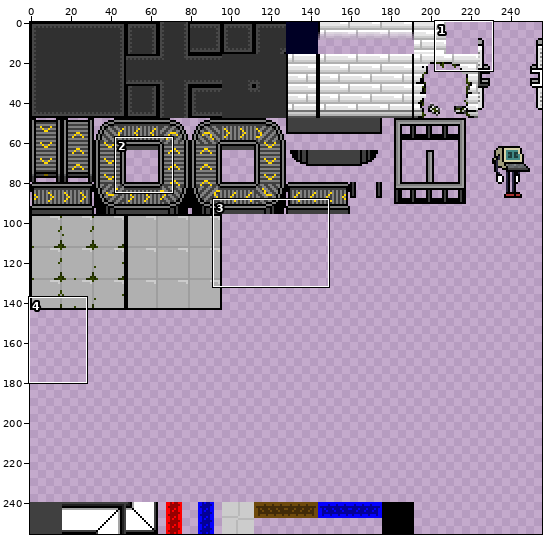
Sprite sheet: Assets/Maps/tileset.png. The picture above shows the old version from afar; the outline marks the close-up.
Close-up. The starting point:
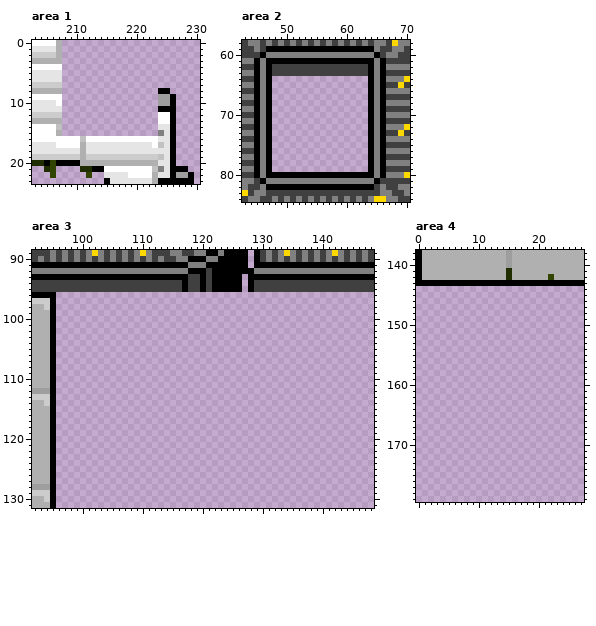
The file is 256x256 pixels. Pixels under 10% opacity are left out. Colours within 5 levels of each other are drawn and written as one. Shown: area 1: x 203..230, y 0..23; area 2: x 43..70, y 58..84; area 3: x 92..148, y 89..131; area 4: x 0..27, y 138..179.
After the commit:
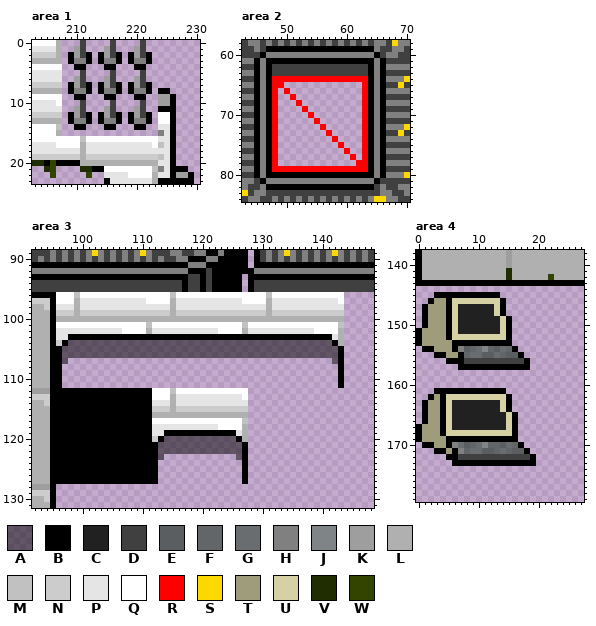
Palette (. is transparent): A #00000080  B #000000  C #212121  D #404040  E #5b5e60  F #626668  G #696d70  H #808080  J #7f8487  K #9e9e9e  L #b0b0b0  M #c1c1c1  N #cccccc  P #e5e5e5  Q #ffffff  R #ff0000  S #ffd800  T #9f9c7b  U #d5d1a5  V #202d00  W #314400
From old to new:
--- area 1
@@ x 207..224 @@
- 0 L.................
- 1 L.................
- 2 L.................
- 3 L.................
- 4 Q.................
- 5 P.................
- 6 P.................
- 7 N.................
- 8 L................B
- 9 Q................K
-10 Q................K
-11 P................B
-12 N................Q
-13 L................Q
-14 M................P
+ 0 L...D....D....D...
+ 1 L..KD...KD...KD...
+ 2 L.BKDB.BKDB.BKDB..
+ 3 L.BHHB.BHHB.BHHB..
+ 4 Q..BB...BB...BB...
+ 5 P...D....D....D...
+ 6 P..KD...KD...KD...
+ 7 N.BKDB.BKDB.BKDB..
+ 8 L.BHHB.BHHB.BHHB.B
+ 9 Q..BB...BB...BB..K
+10 Q...D....D....D..K
+11 P..KD...KD...KD..B
+12 N.BKDB.BKDB.BKDB.Q
+13 L.BHHB.BHHB.BHHB.Q
+14 M..BB...BB...BB..P
 15 L................H
--- area 2
@@ x 43..70 @@
 63 HHBHBDDDDDDDDDDDDDDDDBHBDDDD
-64 DDBHB................BHBHHHS
-65 HHBHB................BHBDDSD
-66 DDBHB................BHBHHHH
-67 HHBHB................BHBDDDD
-68 DDBHB................BHBHHHH
-69 HHBHB................BHBDDDD
-70 DDBHB................BHBHHHH
-71 HHBHB................BHBDDDD
-72 DDBHB................BHBHHHS
-73 HHBHB................BHBDDSD
-74 DDBHB................BHBHHHH
-75 HHBHB................BHBDDDD
-76 DDBHB................BHBHHHH
-77 HHBHB................BHBDDDD
-78 DDBHB................BHBHHHH
-79 HHBHB................BHBDDDD
+64 DDBHBRRRRRRRRRRRRRRRRBHBHHHS
+65 HHBHBRR.............RBHBDDSD
+66 DDBHBR.R............RBHBHHHH
+67 HHBHBR..R...........RBHBDDDD
+68 DDBHBR...R..........RBHBHHHH
+69 HHBHBR....R.........RBHBDDDD
+70 DDBHBR.....R........RBHBHHHH
+71 HHBHBR......R.......RBHBDDDD
+72 DDBHBR.......R......RBHBHHHS
+73 HHBHBR........R.....RBHBDDSD
+74 DDBHBR.........R....RBHBHHHH
+75 HHBHBR..........R...RBHBDDDD
+76 DDBHBR...........R..RBHBHHHH
+77 HHBHBR............R.RBHBDDDD
+78 DDBHBR.............RRBHBHHHH
+79 HHBHBRRRRRRRRRRRRRRRRBHBDDDD
 80 DDBHBBBBBBBBBBBBBBBBBBHBHHHS
--- area 3
@@ x 92..148 @@
  95 DDDDDDDDDDDDDDDDDDDDDDDDDBDDBDBBBBB.BDDDDDDDDDDDDDDDDDDDD
- 96 BBBB.....................................................
- 97 NNNB.....................................................
- 98 LLNB.....................................................
- 99 LLLB.....................................................
-100 LLLB.....................................................
-101 LLLB.....................................................
-102 LLLB.....................................................
-103 LLLB.....................................................
-104 LLLB.....................................................
-105 LLLB.....................................................
-106 LLLB.....................................................
-107 LLLB.....................................................
-108 LLLB.....................................................
-109 LLLB.....................................................
-110 LLLB.....................................................
-111 LLLB.....................................................
-112 KKKB.....................................................
-113 NNNB.....................................................
-114 LLNB.....................................................
-115 LLLB.....................................................
-116 LLLB.....................................................
-117 LLLB.....................................................
-118 LLLB.....................................................
-119 LLLB.....................................................
-120 LLLB.....................................................
-121 LLLB.....................................................
-122 LLLB.....................................................
-123 LLLB.....................................................
-124 LLLB.....................................................
-125 LLLB.....................................................
-126 LLLB.....................................................
-127 LLLB.....................................................
+ 96 BBBBQQQMQQQQQQQQQQQQQQQMQQQQQQQQQQQQQQQMQQQQQQQQQQQQ.....
+ 97 NNNBQQQLPPPPPPPPPPPQQQQLPPPPPPPPPPPQQQQLPPPPPPPPPPPQ.....
+ 98 LLNBPPPLPPPPPPPPPPPPPPPLPPPPPPPPPPPPPPPLPPPPPPPPPPPP.....
+ 99 LLLBNNNLNNNNNNNNNNNNNNNLNNNNNNNNNNNNNNNLNNNNNNNNNNNN.....
+100 LLLBLLLLLLLLLLLLLLLLLLLLLLLLLLLLLLLLLLLLLLLLLLLLLLLL.....
+101 LLLBQQQQQQQQQQQQQQQMQQQQQQQQQQQQQQQMQQQQQQQQQQQQQQQM.....
+102 LLLBPPPPPPPPPPPQQQQLPPPPPPPPPPPQQQQLPPPPPPPPPPPQQQQL.....
+103 LLLBPPBBBBBBBBBBBBBBBBBBBBBBBBBBBBBBBBBBBBBBBBBBBBPL.....
+104 LLLBNBAAAAAAAAAAAAAAAAAAAAAAAAAAAAAAAAAAAAAAAAAAAABL.....
+105 LLLBBAAAAAAAAAAAAAAAAAAAAAAAAAAAAAAAAAAAAAAAAAAAAAAB.....
+106 LLLBBAAAAAAAAAAAAAAAAAAAAAAAAAAAAAAAAAAAAAAAAAAAAAAB.....
+107 LLLBBA............................................AB.....
+108 LLLBB..............................................B.....
+109 LLLBB..............................................B.....
+110 LLLBB..............................................B.....
+111 LLLBB..............................................B.....
+112 KKKBBBBBBBBBBBBBBBBBQQQMQQQQQQQQQQQQ.....................
+113 NNNBBBBBBBBBBBBBBBBBQQQLPPPPPPPPPPPQ.....................
+114 LLNBBBBBBBBBBBBBBBBBPPPLPPPPPPPPPPPP.....................
+115 LLLBBBBBBBBBBBBBBBBBNNNLNNNNNNNNNNNN.....................
+116 LLLBBBBBBBBBBBBBBBBBLLLLLLLLLLLLLLLL.....................
+117 LLLBBBBBBBBBBBBBBBBBQQQQQQQQQQQQQQQM.....................
+118 LLLBBBBBBBBBBBBBBBBBPPPPPPPPPPPQQQQL.....................
+119 LLLBBBBBBBBBBBBBBBBBPPBBBBBBBBBBBBPL.....................
+120 LLLBBBBBBBBBBBBBBBBBNBAAAAAAAAAAAABL.....................
+121 LLLBBBBBBBBBBBBBBBBBBAAAAAAAAAAAAAAB.....................
+122 LLLBBBBBBBBBBBBBBBBBBAAAAAAAAAAAAAAB.....................
+123 LLLBBBBBBBBBBBBBBBBBBA............AB.....................
+124 LLLBBBBBBBBBBBBBBBBBB..............B.....................
+125 LLLBBBBBBBBBBBBBBBBBB..............B.....................
+126 LLLBBBBBBBBBBBBBBBBBB..............B.....................
+127 LLLBBBBBBBBBBBBBBBBBB..............B.....................
 128 KKKB.....................................................
--- area 4
@@ x 0..27 @@
 144 ............................
-145 ............................
-146 ............................
-147 ............................
-148 ............................
-149 ............................
-150 ............................
-151 ............................
-152 ............................
-153 ............................
-154 ............................
-155 ............................
-156 ............................
-157 ............................
+145 ...BBBBBBBBBBB..............
+146 ..BTTBUUUUUUUUB.............
+147 .BTTTBUCCCCCCUB.............
+148 .BTTTBUCCCCCCUB.............
+149 .BTTTBUCCCCCCCUB............
+150 .BTTTBUCCCCCCCUB............
+151 BTTTTBUCCCCCCCUB............
+152 BTTTTBUUUUUUUUUB............
+153 BTTTTTBBBBBBBBBB............
+154 .BBTTTBHEFGJFEGFB...........
+155 ...BBTTBFGGEEGFEEB..........
+156 .....BBBDDDDDDDDDDB.........
+157 .......BBBBBBBBBBBB.........
 158 ............................
@@ x 0..27 @@
 160 ............................
-161 ............................
-162 ............................
-163 ............................
-164 ............................
-165 ............................
-166 ............................
-167 ............................
-168 ............................
-169 ............................
-170 ............................
-171 ............................
-172 ............................
-173 ............................
+161 ...BBBBBBBBBBBB.............
+162 ..BTBUUUUUUUUUUB............
+163 .BTTBUCCCCCCCCUB............
+164 .BTTBUCCCCCCCCUB............
+165 .BTTBUCCCCCCCCCUB...........
+166 .BTTBUCCCCCCCCCUB...........
+167 BTTTBUCCCCCCCCCUB...........
+168 BTTTBUUUUUUUUUUUB...........
+169 BTTTTBBBBBBBBBBBB...........
+170 .BBTTBHGEFGJFFEGFB..........
+171 ...BBTBHFGGEEFGFEEB.........
+172 .....BBDDDDDDDDDDDDB........
+173 ......BBBBBBBBBBBBBB........
 174 ............................
Where, in picture pixels (left, top, right, bottom), the same in both close-ups:
added: (68, 40, 152, 130)
added: (272, 76, 368, 172)
added: (56, 292, 344, 484)
added: (416, 292, 536, 466)
